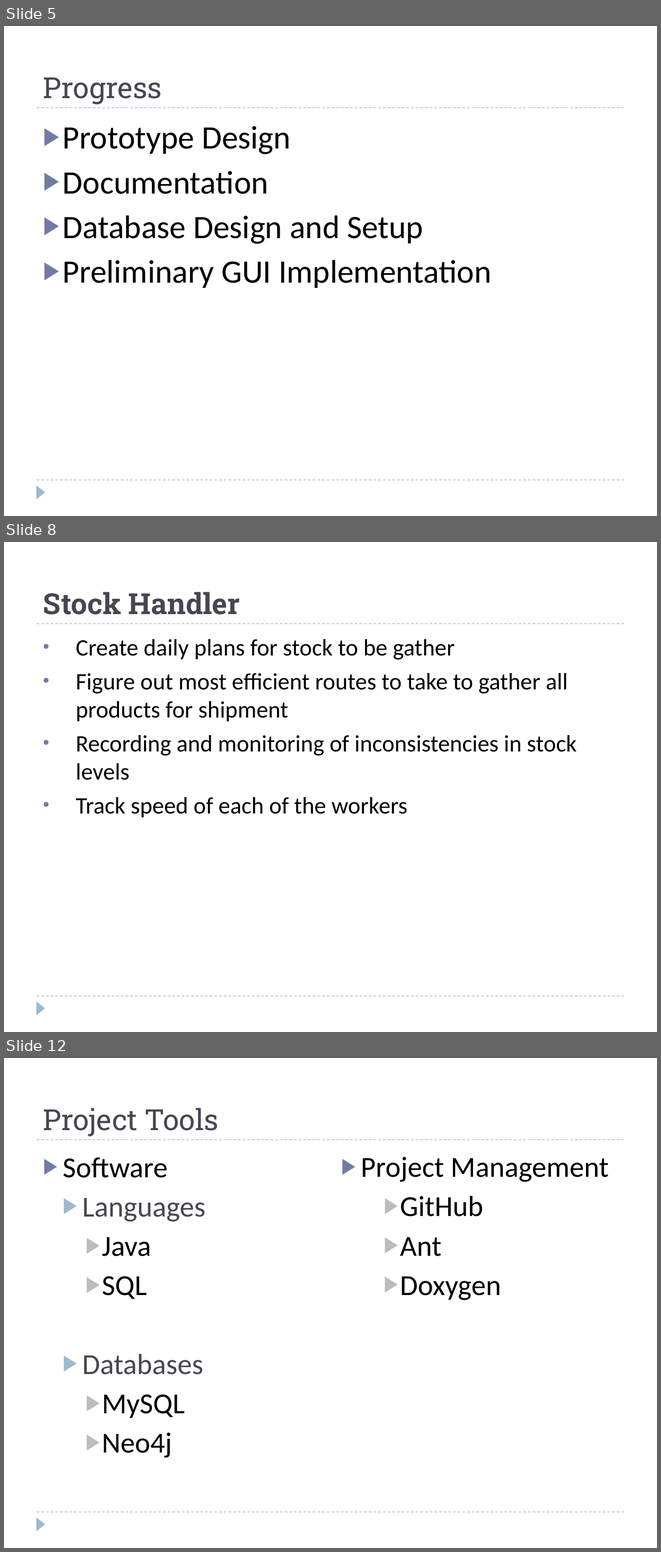
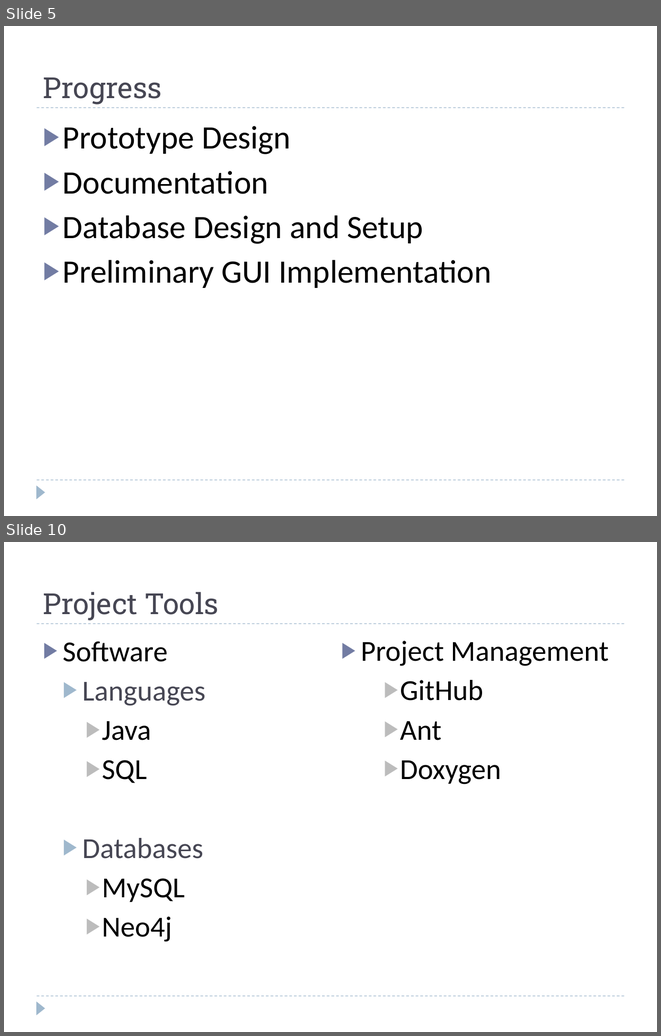
Before and after one commit to mtriff/cmpt370-warehouse, a slide deck: docs/presentation-proposal/group02-proposalPresentation-warehouse.pptx. Shown one above the other, each under a label of ours: slides 5, 8 and 12 before the commit, slides 5 and 10 after it; the slides between them are not shown. The pictures are 661x1552 and 661x1036 pixels, drawn with LibreOffice and Linux fonts; fonts in the diff are those of the drawing. Boxes give left, top, right and bottom in pixels: in the first picture for what was removed or moved away, otherwise in the second. Text is boxed around its words. In the diff, an @@ line names an element or a change of style, - is before the commit and + after.

```diff
--- a/docs/presentation-proposal/group02-proposalPresentation-warehouse.pptx
+++ b/docs/presentation-proposal/group02-proposalPresentation-warehouse.pptx
@@ slide 8 removed at box(4, 542, 657, 1032), background #FFFFFF; not listed: 3 template elements that a slide beside it also shows @@
@@ title removed at box(43, 592, 240, 615) @@
-Stock Handler
@@ text removed at box(76, 639, 577, 818) @@
-• Create daily plans for stock to be gather
-• Figure out most efficient routes to take to gather all products for shipment
-• Recording and monitoring of inconsistencies in stock levels
-• Track speed of each of the workers
@@ what was slide 12 is now slide 10 @@
```
Also in this commit, not shown: 4 slides changed, 3 slides added, 4 other slides removed.
